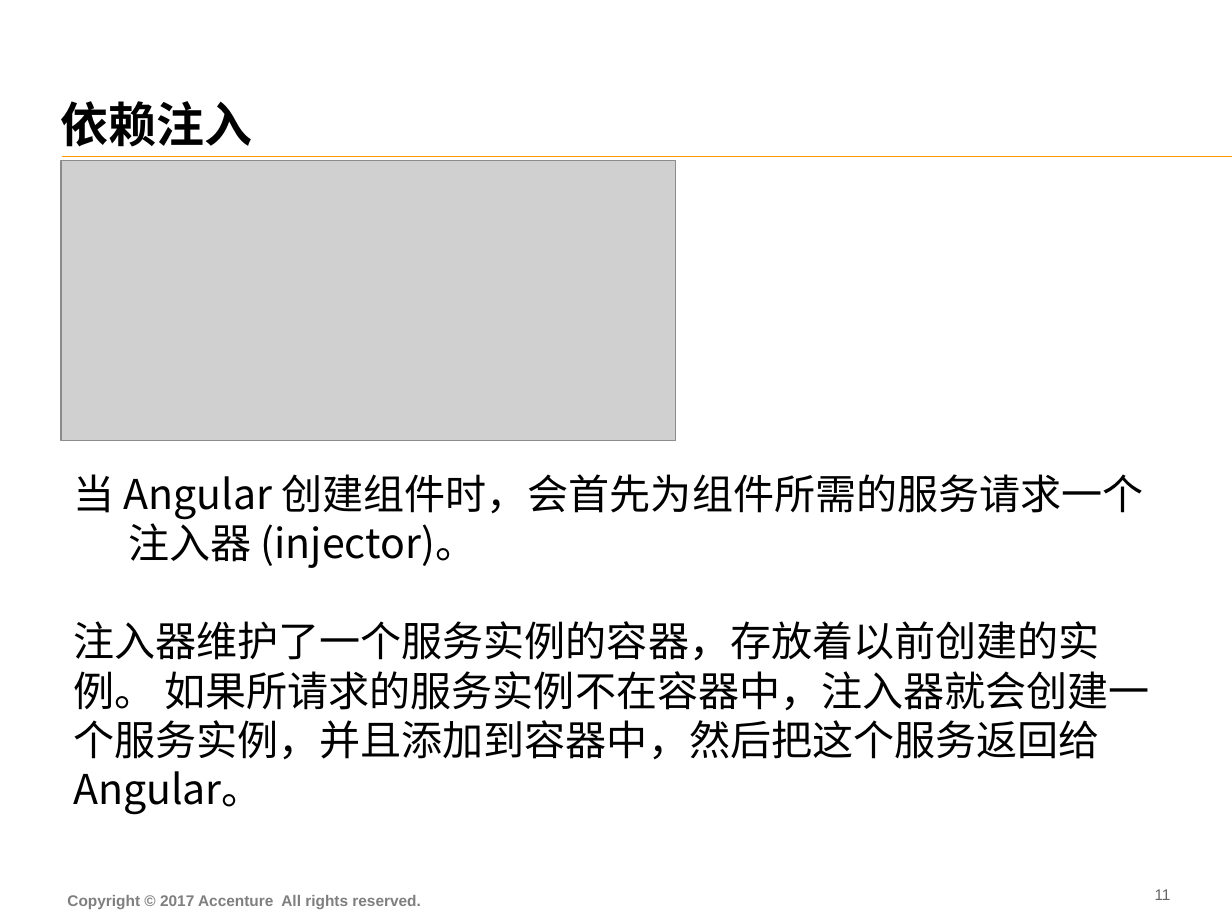
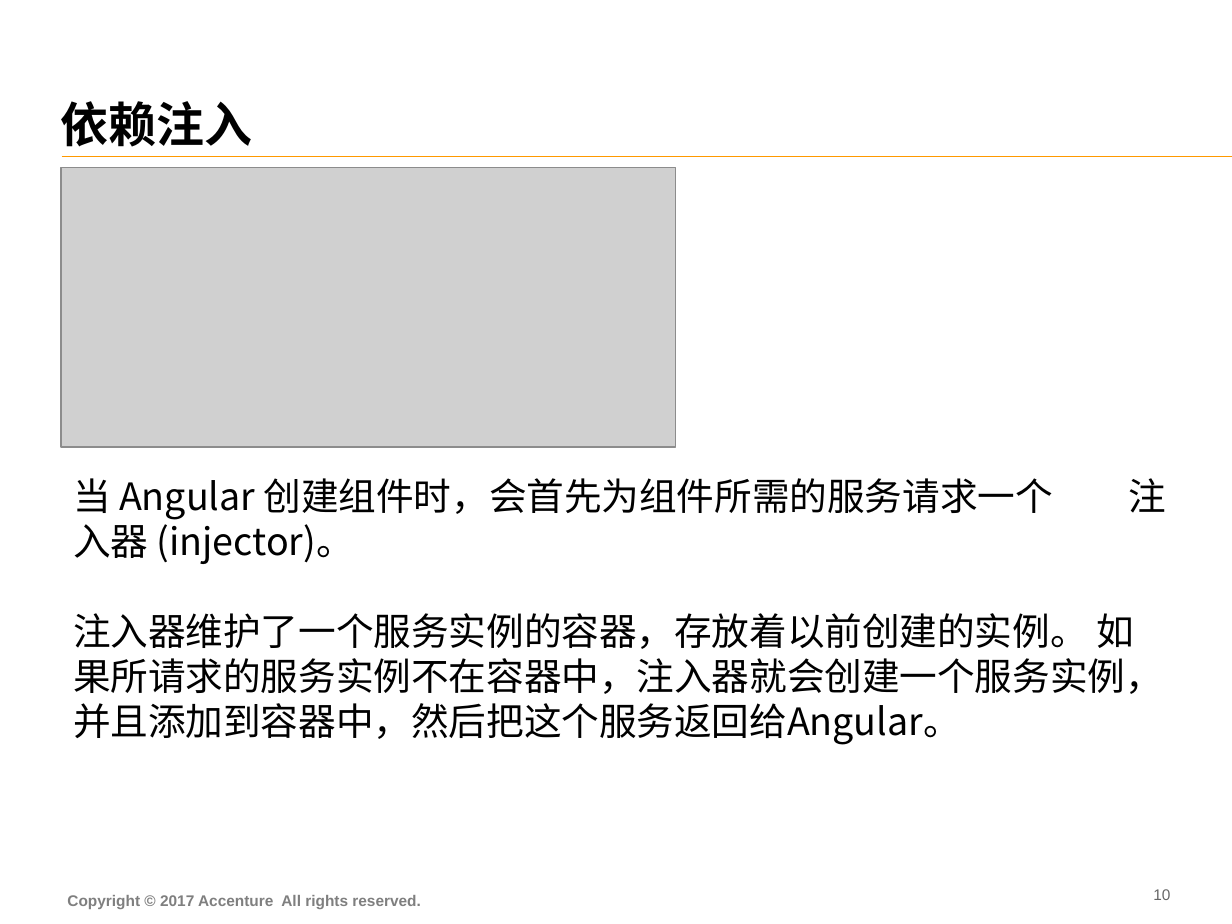
Before and after one commit to FS-Angular-Interest-Group/AngularTraining, a slide deck: slide 11 of PPT/03-Accenture-FS-Angular-Framework.pptx (slide 12 before the commit). Drawn at 1232x924 pixels with LibreOffice and Linux fonts; fonts in the diff are those of the drawing; grey boxes stand for pictures. Boxes give left, top, right and bottom in pixels: in the first picture for what was removed or moved away, otherwise in the second. Text is boxed around its words. In the diff, an @@ line names an element or a change of style, - is before the commit and + after.

Commit message:
Change FontSize of PPT

```diff
--- a/PPT/03-Accenture-FS-Angular-Framework.pptx
+++ b/PPT/03-Accenture-FS-Angular-Framework.pptx
@@ picture: place and size @@
-picture at [60,160,675,440]
+picture at [60,168,675,447]
@@ text "当 Angular 创建组件时，会首先为组件所需的服务请求一个 注入器 (injector)。" at [73,478,1163,745]: size 24 to 22 pt @@
@@ page number at [1153,889,1170,900]: text changed @@
-11
+10
```
Also in this commit, not shown: 11 other slides changed, 1 slide removed, 2 other files.
